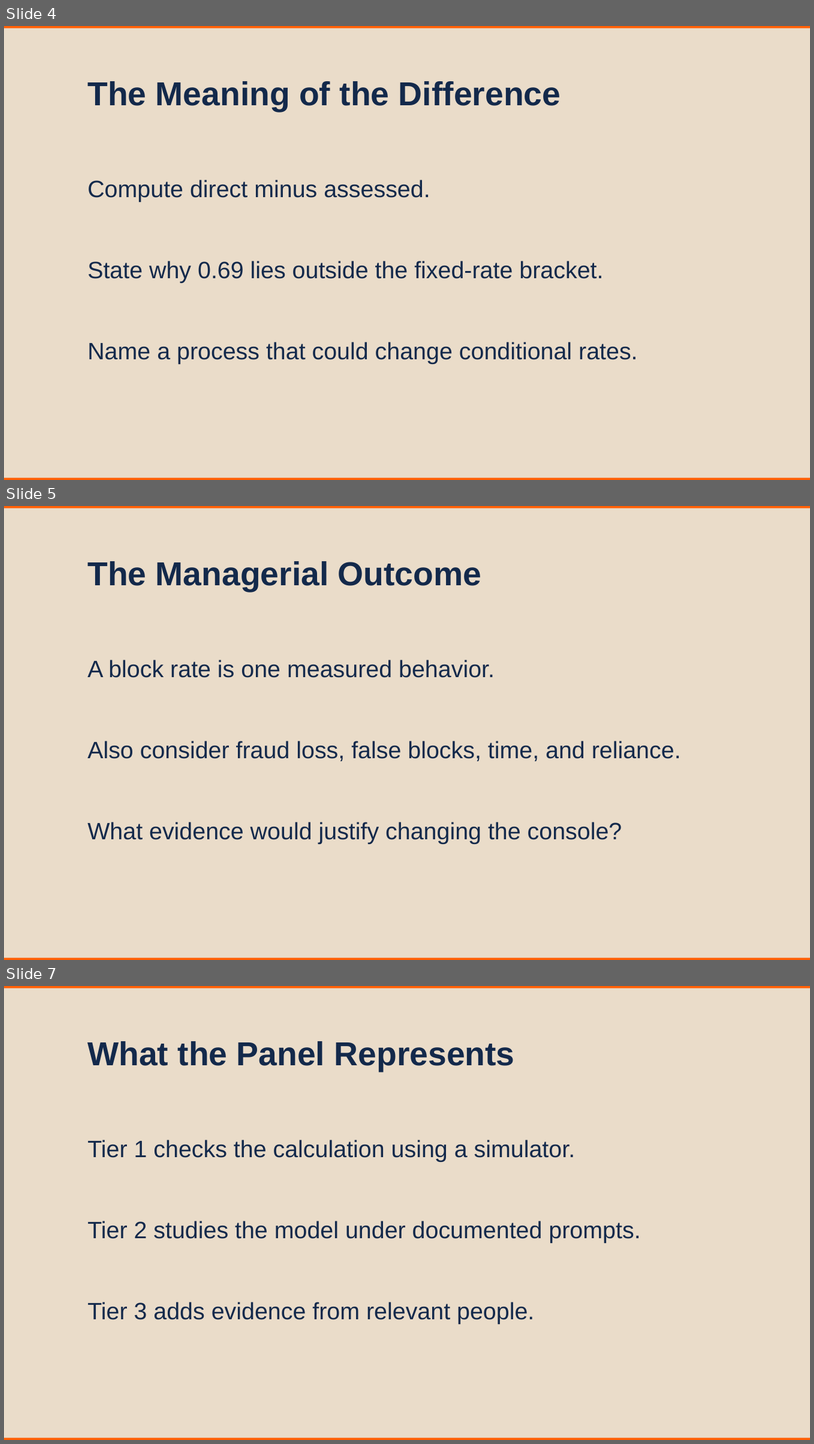
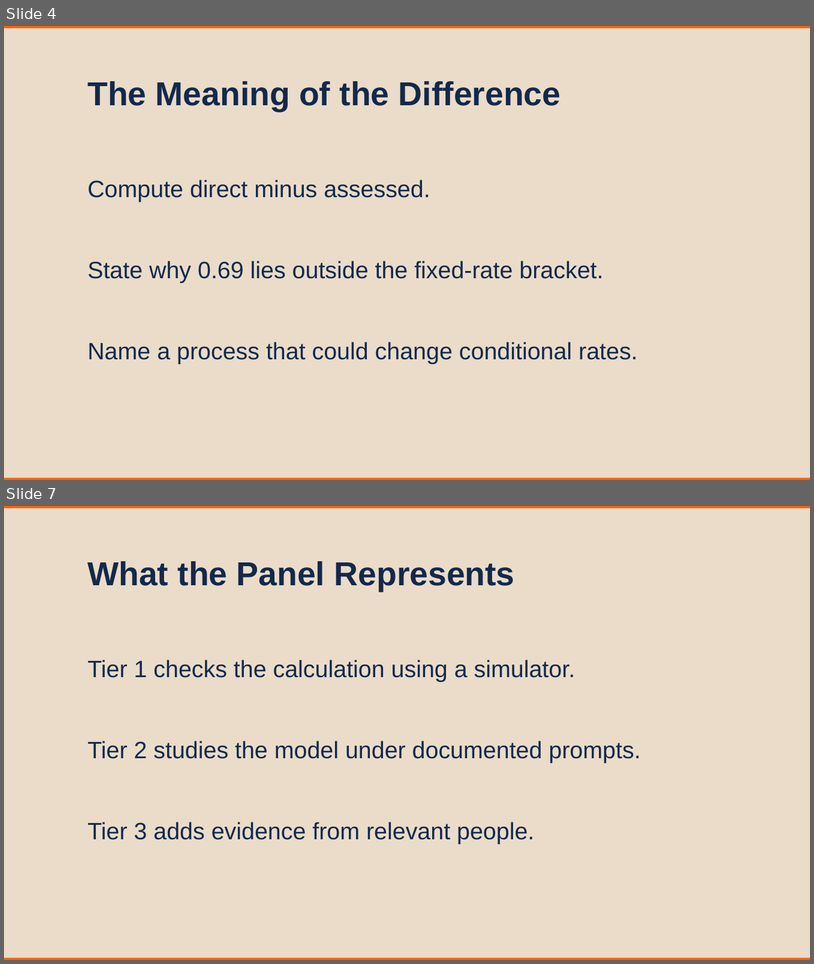
Before and after one commit to nene88991999/MSBAi_QuantumCognition, a slide deck: 03_Live_Sessions/M3S1_Handoffs_Recommendations_and_Evidence.pptx. Shown one above the other, each under a label of ours: slides 4, 5 and 7 before the commit, slides 4 and 7 after it; the slides between them are not shown. The pictures are 814x1444 and 814x964 pixels, drawn with LibreOffice and Linux fonts; fonts in the diff are those of the drawing. Boxes give left, top, right and bottom in pixels: in the first picture for what was removed or moved away, otherwise in the second. Text is boxed around its words. In the diff, an @@ line names an element or a change of style, - is before the commit and + after.

```diff
--- a/03_Live_Sessions/M3S1_Handoffs_Recommendations_and_Evidence.pptx
+++ b/03_Live_Sessions/M3S1_Handoffs_Recommendations_and_Evidence.pptx
@@ slide 5 removed at (4,506,810,960), background #EADCC9 @@
@@ rectangle removed at (4,506,810,508) @@
@@ text removed at (87,561,482,591) @@
-The Managerial Outcome
@@ text removed at (87,660,495,678) @@
-A block rate is one measured behavior.
@@ text removed at (87,741,681,761) @@
-Also consider fraud loss, false blocks, time, and reliance.
@@ text removed at (87,822,623,844) @@
-What evidence would justify changing the console?
@@ rectangle removed at (4,957,810,960) @@
```
Also in this commit, not shown: 3 slides added, 2 other slides removed, 34 other files.
